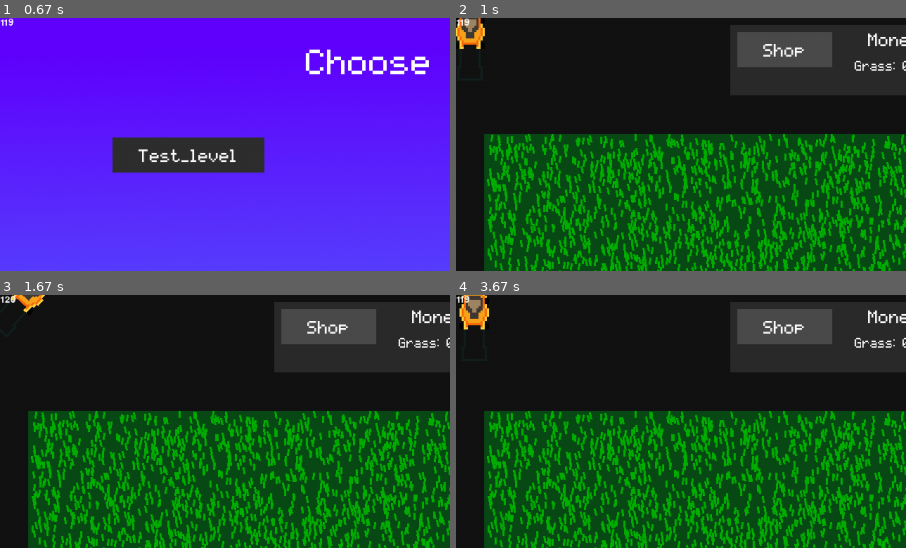
Above: before the commit, frames 1-4 (two rows, left to right).
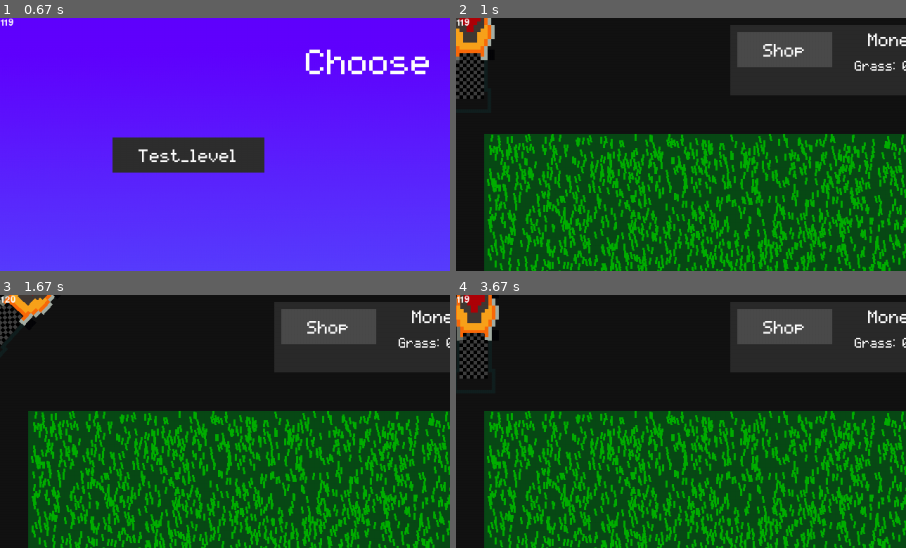
Above: after the commit, the same moments.

Repository: Acaippa/pygame-lawnmower
Game: pygame game, started from ver 0.3/main.py
The game is run twice, just before and just after one commit, with the same random seed, the same clock (stepped at 60 frames per second) and the same inputs.
Inputs (mouse positions are % of the whole screen's width and height, from its top left):
- Up to frame 1 (0.67 s): click (50, 28) at 0.38 s
- Up to frame 2 (1 s): click (21, 27) at 0.72 s
- Up to frame 3 (1.67 s): hold Right 1-1.47 s; hold Up from 1.5 s (still down)
- Up to frame 4 (3.67 s): release Up at 1.8 s; hold Right 1.83-2.3 s; hold Left 2.33-2.87 s; hold Down 2.9-3.2 s; hold Left 3.23-3.63 s
The pictures show only the part of the screen within x 0-50%, y 0-50%; the shares and areas given below are measured in that part.

Frame 1 is identical in both runs. In frame 2, 1.5% of the frame differs, in the area x 0-9%, y 0-33%; in frame 3, 1.0%; in frame 4, 1.8%, in the area x 0-10%, y 0-34%.

Commit message:
Fix mower switching bug

Diff:
--- a/ver 0.3/modules/UI/shop_menu.py
+++ b/ver 0.3/modules/UI/shop_menu.py
@@ -43,32 +43,32 @@
 		self.mower_button = Button(self, container=self.section_container, text="Mowers", command=self.activate_mower_section)
 		self.bag_button = Button(self, container=self.section_container, text="Bags", command=self.activate_bag_section)
 
-		self.mower_section = Container(self, container=self.main_container, align="left", direction="right", size=(self.main_container.size[0], self.main_container.size[1]-self.section_container.size[1]), padding_between=20)
-		self.bag_section = Container(self, container=self.main_container, align="left", direction="right", size=(self.main_container.size[0], self.main_container.size[1]-self.section_container.size[1]), padding_between=20)
+		self.mower_section = Container(self, container=self.main_container, align="left", direction="right", size=(self.main_container.size[0], self.main_container.size[1]-self.section_container.size[1]), padding_between=20, halt=True)
+		self.bag_section = Container(self, container=self.main_container, align="left", direction="right", size=(self.main_container.size[0], self.main_container.size[1]-self.section_container.size[1]), padding_between=20, halt=True)
 		self.bag_section.halt = True
 
 		self.mower_dict = {}
 		self.bag_dict = {}
+		self.container_dict = {}
+
+		print(len(self.mowers))
 
 		for index, mower in enumerate(self.mowers):
-			self.mower_dict[index] = Mower(self, dict=mower)
+			self.mower_dict[index] = mower
 
-			container = Container(self, container=self.mower_section, background="#2f2f2f", padding=5, align="left", direction="bottom", size=(110, 130))
+			container = Container(self, container=self.mower_section, background="#2f2f2f", padding=5, align="left", direction="bottom", size=(110, 130), command=lambda index = index: self.change_mower(index))
 			Image(self, container=container, image=mower["image"], size=(container.size[0] - 10, container.size[1] - 30))
 			Text(self, container=container, text=str(mower["price"]))
 
 		for index, bag in enumerate(self.bags):
-			self.bag_dict[index] = Bag(self, dict=bag, mower=self.mower_dict[0])
+			self.bag_dict[index] = bag
 
 			container = Container(self, container=self.bag_section, background="#2f2f2f", padding=5, align="left", direction="bottom", size=(110, 130))
 			Image(self, container=container, image=bag["image"], size=(container.size[0] - 10, container.size[1] - 30))
 			Text(self, container=container, text=str(bag["price"]))
 
-		self.current_mower = self.mower_dict[0]
-		self.current_bag = self.bag_dict[0]
+		self.change_mower(1)
 
-		self.parent.current_mower = self.current_mower
-		self.parent.current_bag = self.current_bag
 
 
 	def update(self, dt):
@@ -80,6 +80,7 @@
 		self.update_items()
 
 		self.current_mower.update(self.delta_time)
+		self.current_bag.update(self.delta_time)
 
 		self.draw()
 
@@ -124,3 +125,11 @@
 	def activate_bag_section(self):
 		self.mower_section.halt = True
 		self.bag_section.halt = False
+
+	def change_mower(self, index):
+		self.current_mower = Mower(self, dict=self.mower_dict[index])
+		self.current_bag = Bag(self, dict=self.bag_dict[0], mower=self.current_mower)
+		self.current_bag.mower = self.current_mower
+
+		self.parent.current_mower = self.current_mower
+		self.parent.current_bag = self.current_bag
--- a/ver 0.3/modules/game/bag.py
+++ b/ver 0.3/modules/game/bag.py
@@ -13,7 +13,7 @@
 
 		self.image_path = self.dict["image"]
 
-		self.size = self.dict["size"]
+		self.size = self.mower.size
 
 		self.price = self.dict["price"]
 
@@ -21,7 +21,7 @@
 
 		self.image = pygame.image.load(self.image_path).convert_alpha()
 
-		self.image = pygame.transform.scale(self.image, self.size)
+		self.image = pygame.transform.scale(self.image, self.mower.size)
 
 		self.rect = self.image.get_rect()
 
@@ -39,6 +39,7 @@
 		self.draw()
 
 	def draw(self):
+		self.pos = self.mower.pos
 		self.display_surface.blit(self.rotated_image, self.rect)
 
 	def rotate(self):
--- a/ver 0.3/modules/game/mowers.json
+++ b/ver 0.3/modules/game/mowers.json
@@ -2,6 +2,9 @@
 	"mowers": [
 		{
 			"speed" : 200, "image" : "images/mowers/mower01.png", "margin" : 20, "price" : 200, "turn_rate" : 90, "body_width" : 14, "body_length" : 17, "size" : [150, 150]
+		},
+		{
+			"speed" : 200, "image" : "images/mowers/mower02.png", "margin" : 20, "price" : 200, "turn_rate" : 90, "body_width" : 14, "body_length" : 17, "size" : [250, 250]
 		}
 	]
 }
Binary file added: ver 0.3/images/mowers/mower02.png
